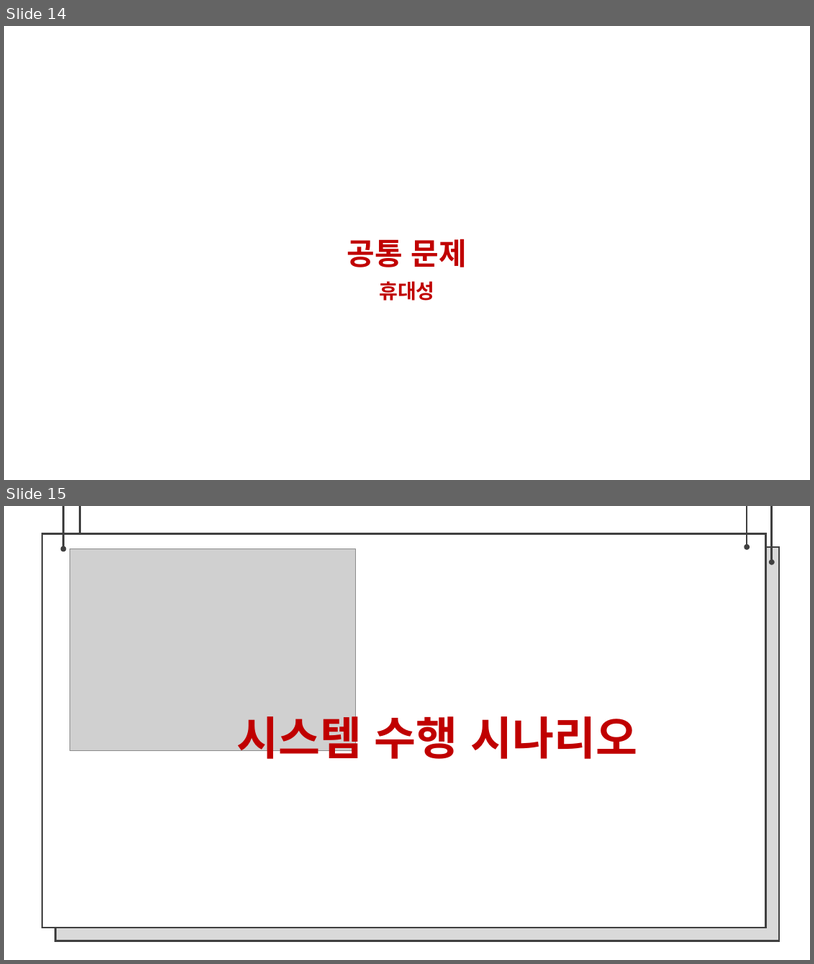
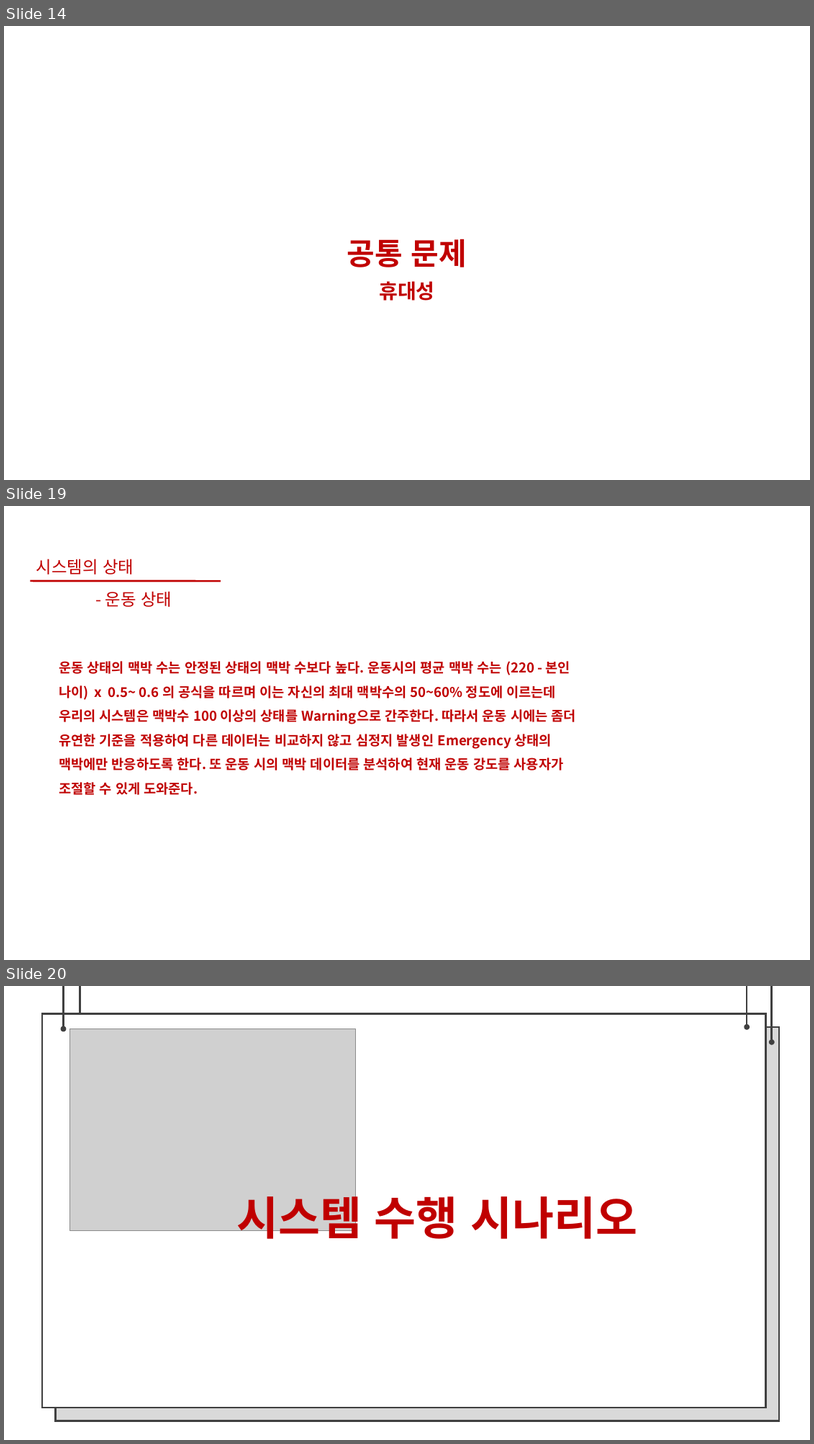
Before and after one commit to bajahoe/gitchana, a slide deck: 제안서 팀장 조동윤, 팀원 임종운.pptx. Shown one above the other, each under a label of ours: slides 14 and 15 before the commit, slides 14, 19 and 20 after it; the slides between them are not shown. The pictures are 814x964 and 814x1444 pixels, drawn with LibreOffice and Linux fonts; fonts in the diff are those of the drawing; grey boxes stand for pictures; background and template pictures are left out. Boxes give left, top, right and bottom in pixels: in the first picture for what was removed or moved away, otherwise in the second. Text is boxed around its words. In the diff, an @@ line names an element or a change of style, - is before the commit and + after.

Commit message:
ppt 내용 세부 수정
상태별 시나리오, 구성도 변경, 상태별 설명 추가

```diff
--- a/제안서 팀장 조동윤, 팀원 임종운.pptx
+++ b/제안서 팀장 조동윤, 팀원 임종운.pptx
@@ slide 19 added at bbox=[4, 506, 810, 960], background #FFFFFF @@
@@ text added at bbox=[36, 559, 134, 574], 20 pt, text #C00000 @@
+시스템의 상태
@@ line added from (30, 581) to (221, 581), #C00000 2.25 pt @@
@@ text added at bbox=[106, 591, 172, 607], 20 pt, text #C00000 @@
+- 운동 상태
@@ text added at bbox=[59, 661, 576, 795], 16 pt, text #C00000, bold @@
+운동 상태의 맥박 수는 안정된 상태의 맥박 수보다 높다. 운동시의 평균 맥박 수는 (220 - 본인 나이) ⅹ 0.5~ 0.6 의 공식을 따르며 이는 자신의 최대 맥박수의 50~60% 정도에 이르는데 우리의 시스템은 맥박수 100 이상의 상태를 Warning으로 간주한다. 따라서 운동 시에는 좀더 유연한 기준을 적용하여 다른 데이터는 비교하지 않고 심정지 발생인 Emergency 상태의 맥박에만 반응하도록 한다. 또 운동 시의 맥박 데이터를 분석하여 현재 운동 강도를 사용자가 조절할 수 있게 도와준다.
@@ what was slide 15 is now slide 20 @@
```
Also in this commit, not shown: 4 slides changed, 9 other slides added.
